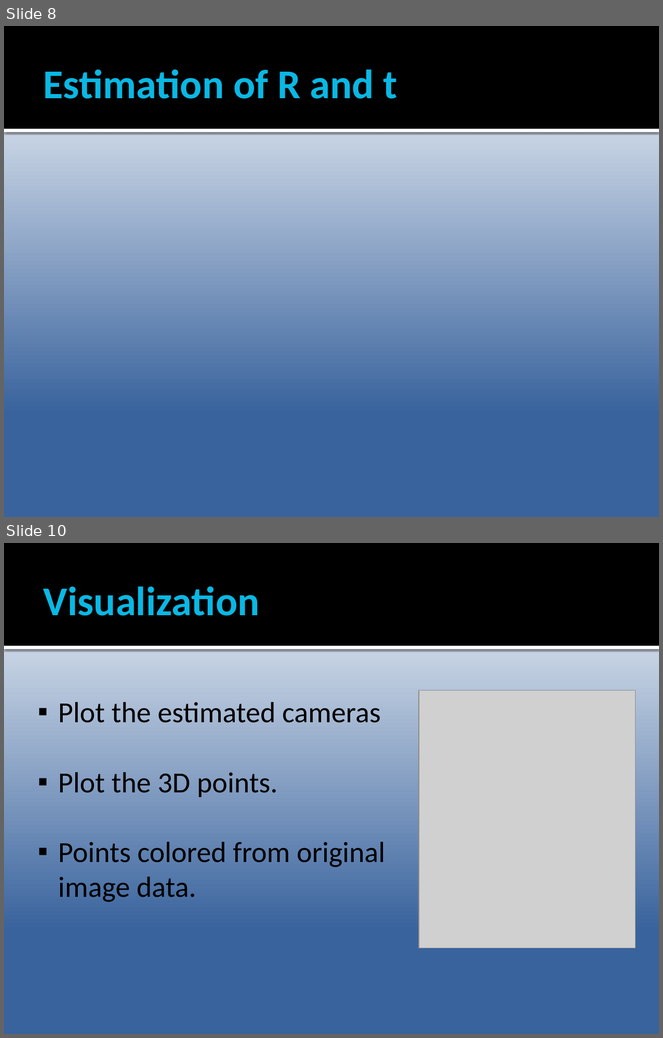
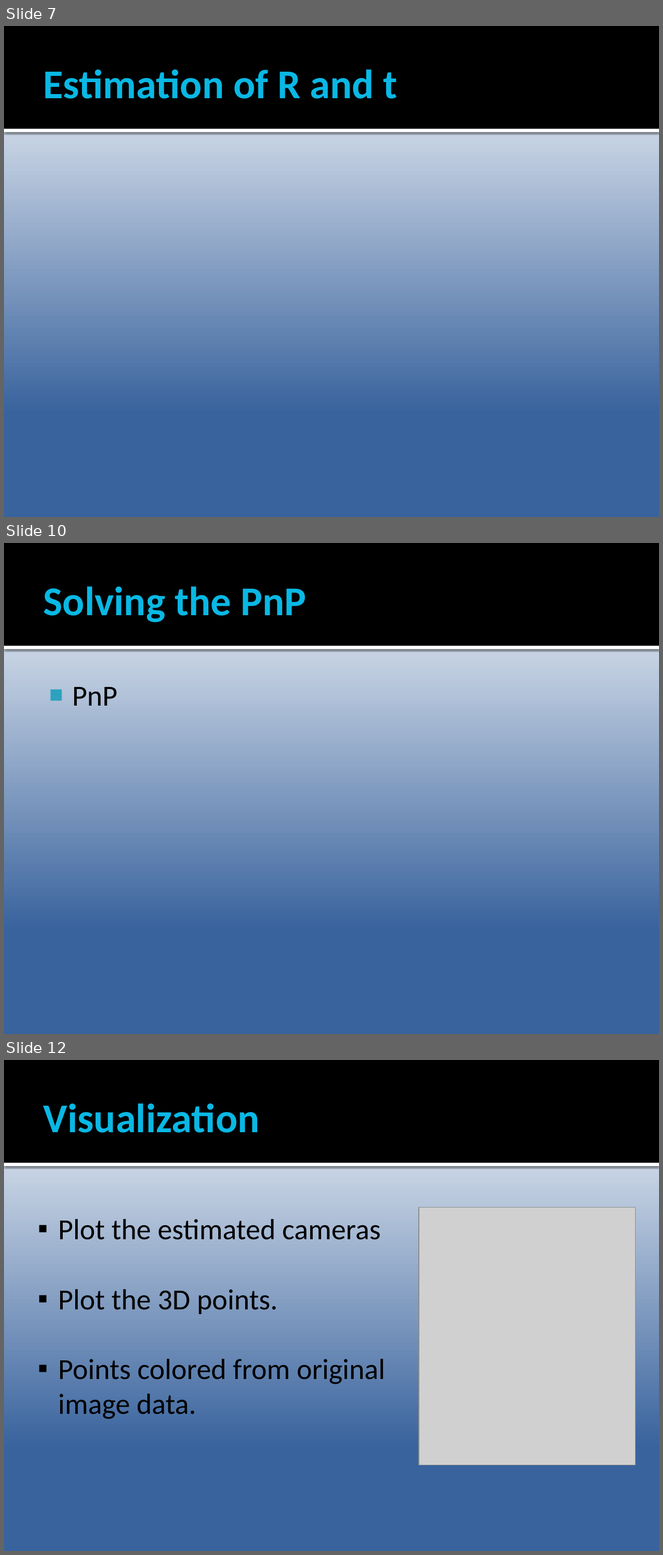
Before and after one commit to Epipolarna/Tracking, a slide deck: 3D Reconstruction/Documentation/TSBB15prez.pptx. Shown one above the other, each under a label of ours: slides 8 and 10 before the commit, slides 7, 10 and 12 after it; the slides between them are not shown. The pictures are 663x1038 and 663x1555 pixels, drawn with LibreOffice and Linux fonts; fonts in the diff are those of the drawing; grey boxes stand for pictures. Boxes give left, top, right and bottom in pixels: in the first picture for what was removed or moved away, otherwise in the second. Text is boxed around its words. In the diff, an @@ line names an element or a change of style, - is before the commit and + after.

```diff
--- a/3D Reconstruction/Documentation/TSBB15prez.pptx
+++ b/3D Reconstruction/Documentation/TSBB15prez.pptx
@@ slide 10 added at <box>4,543,659,1034</box>, background gradient #FFFFFF to #39639D; not listed: 2 template elements that a slide beside it also shows @@
@@ title added at <box>44,586,306,623</box>, 45 pt, text #08B8E4, bold @@
+Solving the PnP
@@ text added at <box>72,687,117,706</box>, 32 pt, text #000000 @@
+■ PnP
@@ what was slide 8 is now slide 7 @@
@@ what was slide 10 is now slide 12 @@
```
Also in this commit, not shown: 3 slides changed, 1 other slide added.
